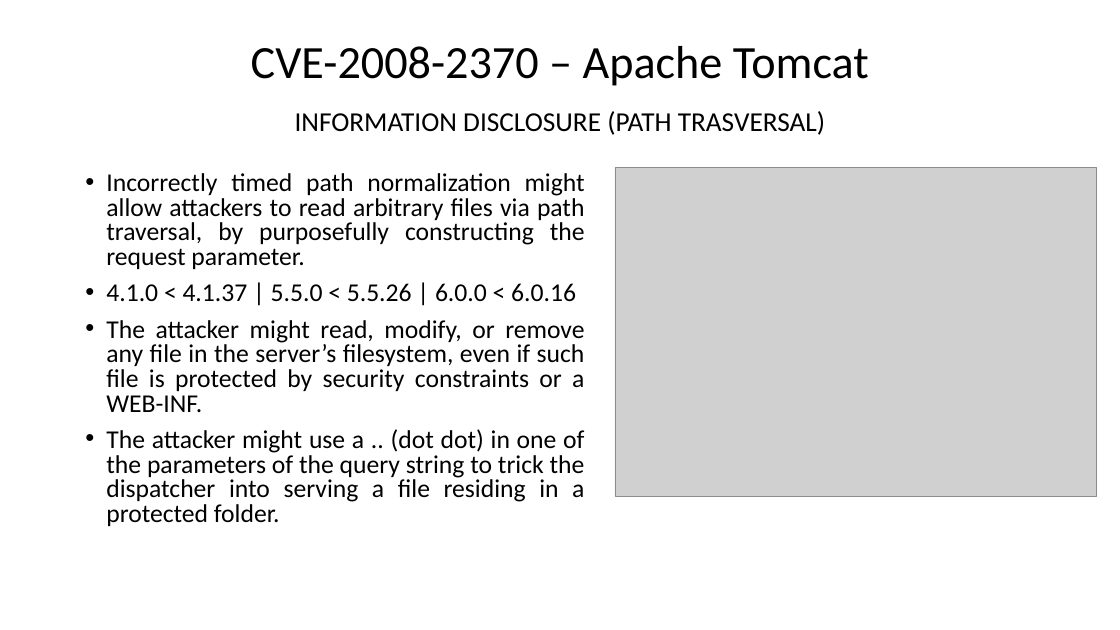
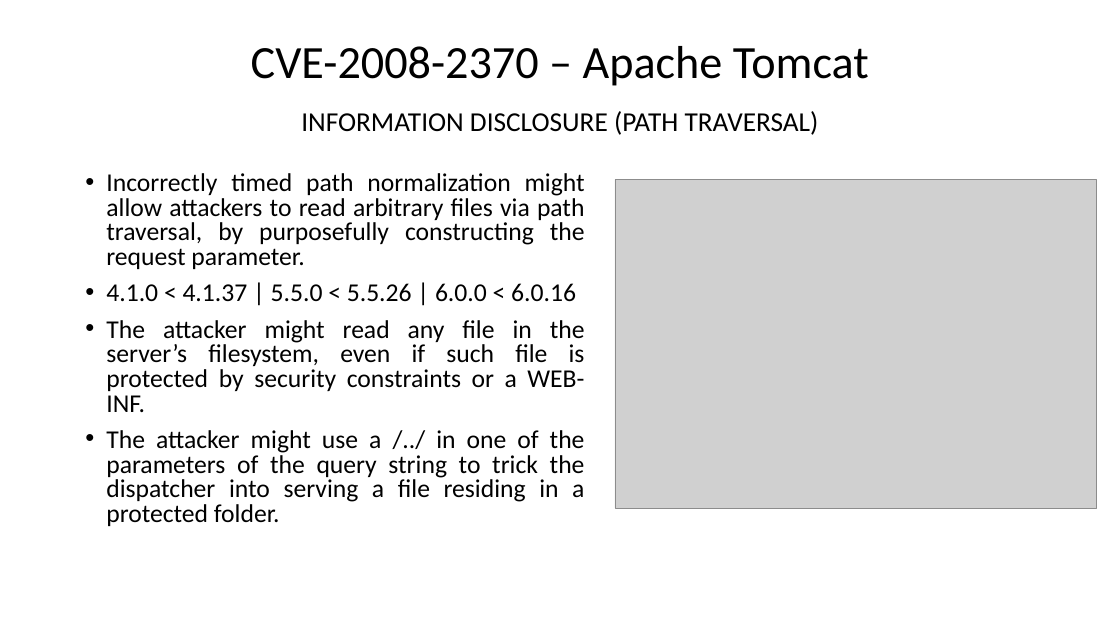
Before and after one commit to Naramsim/Offensive, a slide deck: slide 3 of Vulns Presentation.pptx (slide 2 before the commit). Drawn at 1120x630 pixels with LibreOffice and Linux fonts; fonts in the diff are those of the drawing; grey boxes stand for pictures. Boxes give left, top, right and bottom in pixels: in the first picture for what was removed or moved away, otherwise in the second. Text is boxed around its words. In the diff, an @@ line names an element or a change of style, - is before the commit and + after.

```diff
--- a/Vulns Presentation.pptx
+++ b/Vulns Presentation.pptx
@@ text at [301, 111, 819, 135]: text changed @@
-INFORMATION DISCLOSURE (PATH TRASVERSAL)
+INFORMATION DISCLOSURE (PATH TRAVERSAL)
@@ picture: place and size @@
-picture at [615, 168, 1096, 497]
+picture at [615, 180, 1096, 508]
@@ text at [106, 320, 585, 526]: text changed @@
-• The attacker might read, modify, or remove any file in the server’s filesystem, even if such file is protected by security constraints or a WEB-INF.
-• The attacker might use a .. (dot dot) in one of the parameters of the query string to trick the dispatcher into serving a file residing in a protected folder.
+• The attacker might read any file in the server’s filesystem, even if such file is protected by security constraints or a WEB-INF.
+• The attacker might use a /../ in one of the parameters of the query string to trick the dispatcher into serving a file residing in a protected folder.
```
Also in this commit, not shown: 3 other slides changed, 1 slide added.
